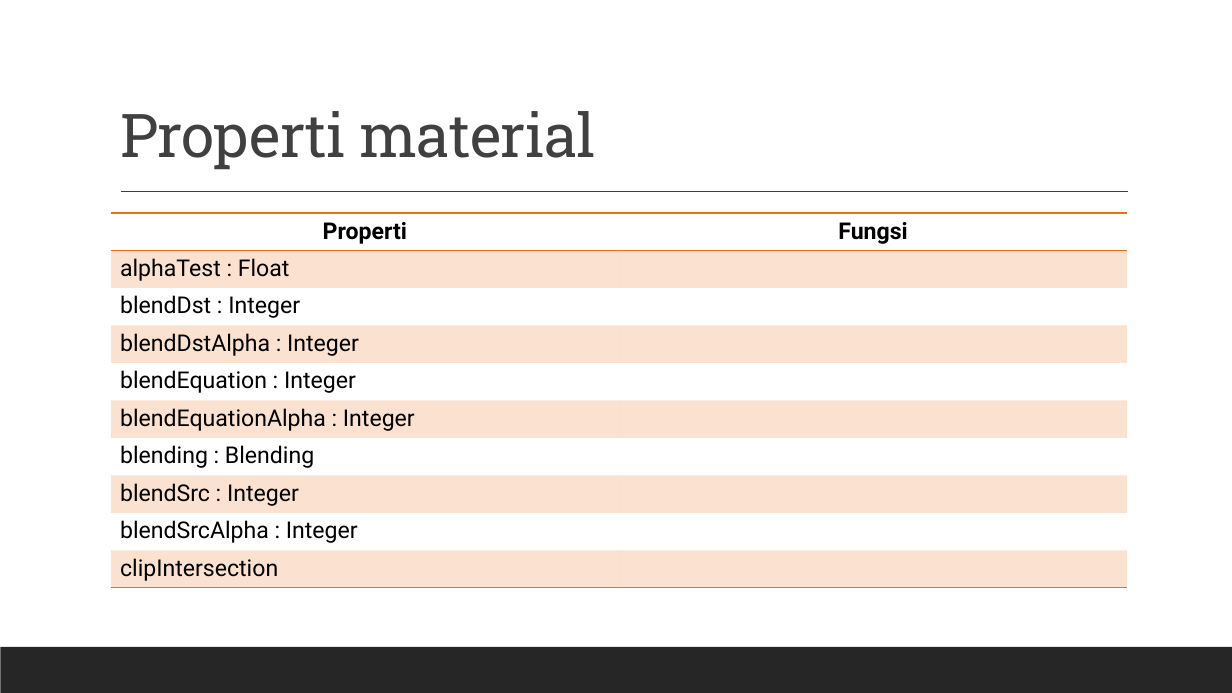
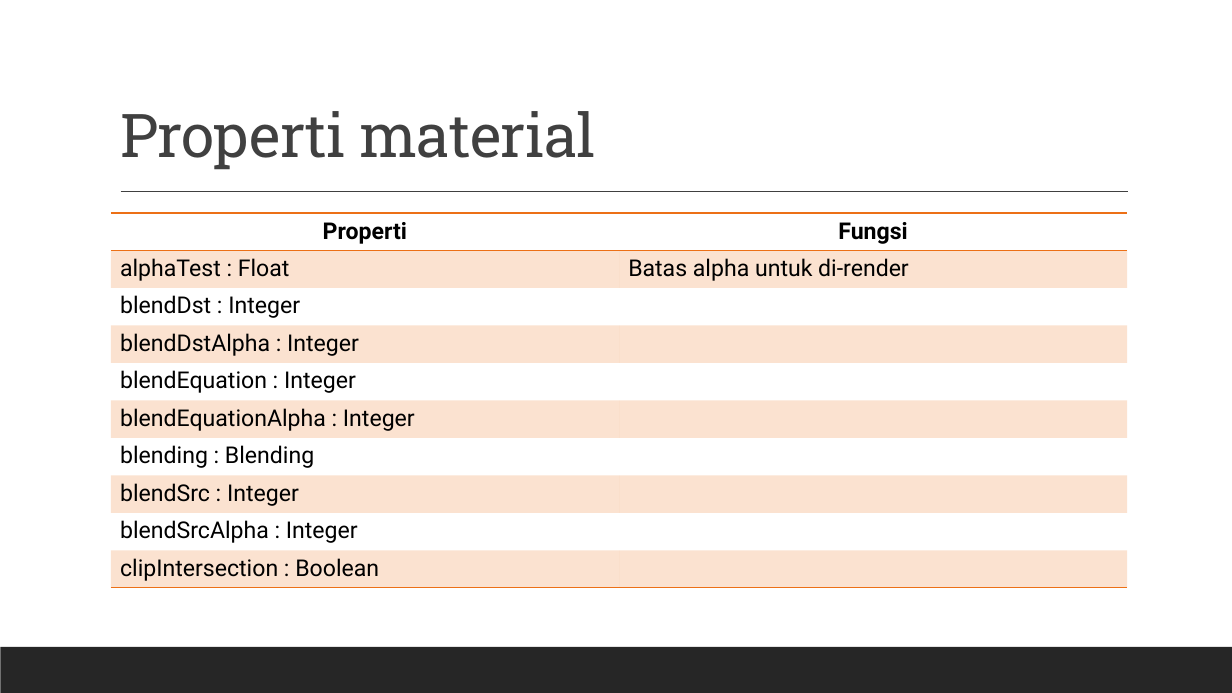
Before and after one commit to grafkom-2020/presentasi-threejs-grafkom-gang, a slide deck: slide 10 of documents/MATERIAL.pptx (slide 3 before the commit). Drawn at 1232x693 pixels with LibreOffice and Linux fonts; fonts in the diff are those of the drawing. Boxes give left, top, right and bottom in pixels: in the first picture for what was removed or moved away, otherwise in the second. Text is boxed around its words. In the diff, an @@ line names an element or a change of style, - is before the commit and + after.

```diff
--- a/documents/MATERIAL.pptx
+++ b/documents/MATERIAL.pptx
@@ table at <box>111,213,1128,589</box> @@
-row 2, column 2: 
+row 2, column 2: Batas alpha untuk di-render
-row 10, column 1: clipIntersection
+row 10, column 1: clipIntersection : Boolean
```
Also in this commit, not shown: 9 slides added.
